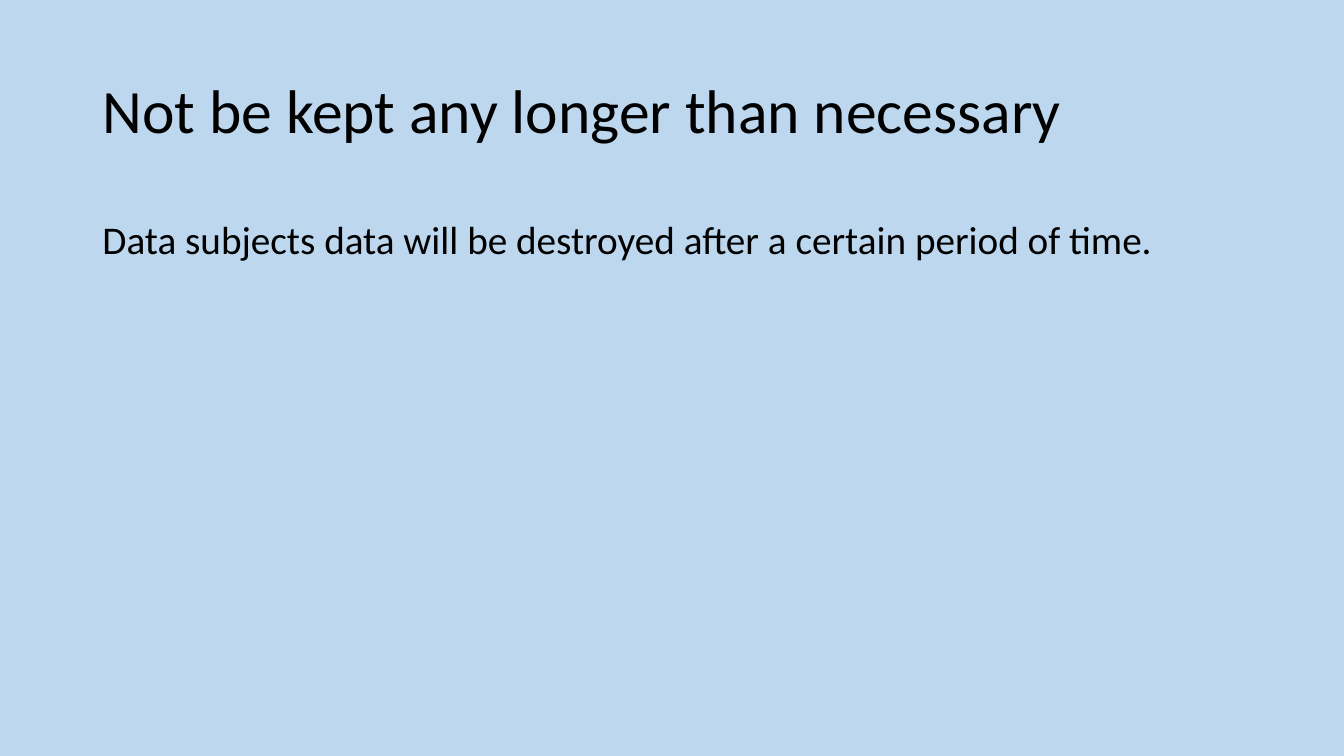
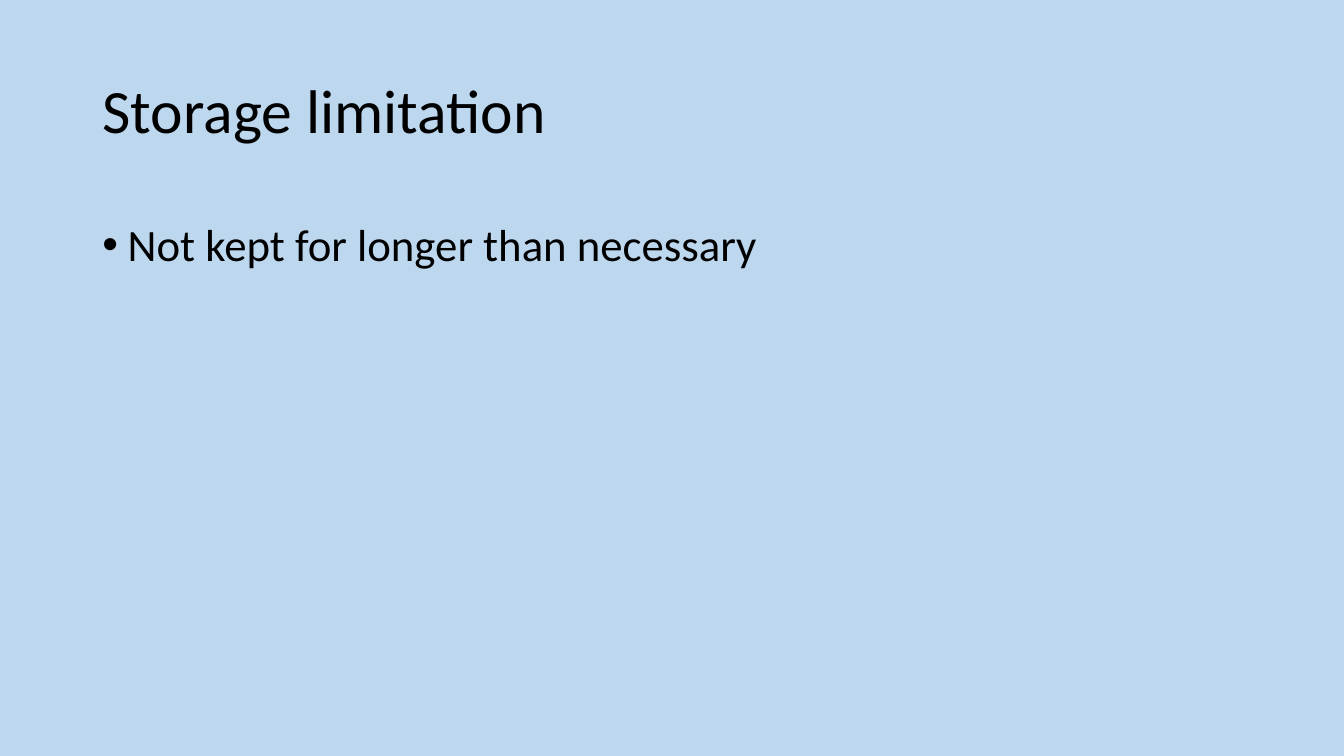
Before and after one commit to MrFriendCS/MrFriendCS.github.io, a slide deck: slide 195 of n5/ddd/N5 CS DDD Slides.pptx (slide 196 before the commit). Drawn at 1344x756 pixels with LibreOffice and Linux fonts; fonts in the diff are those of the drawing. Boxes give left, top, right and bottom in pixels: in the first picture for what was removed or moved away, otherwise in the second. Text is boxed around its words. In the diff, an @@ line names an element or a change of style, - is before the commit and + after.

```diff
--- a/n5/ddd/N5 CS DDD Slides.pptx
+++ b/n5/ddd/N5 CS DDD Slides.pptx
@@ title at [102,90,545,144]: text changed @@
-Not be kept any longer than necessary
+Storage limitation
@@ text at [128,230,757,269]: text changed; size 28 to 32 pt @@
-Data subjects data will be destroyed after a certain period of time.
+• Not kept for longer than necessary
```
Also in this commit, not shown: 7 other slides changed, 1 slide added, 2 slides removed, 1 other file.
